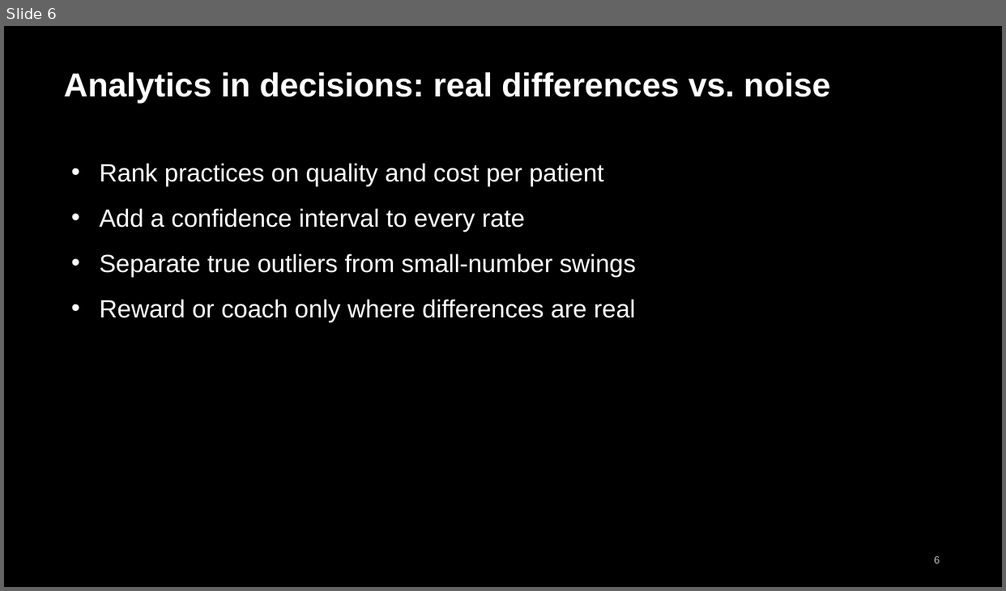
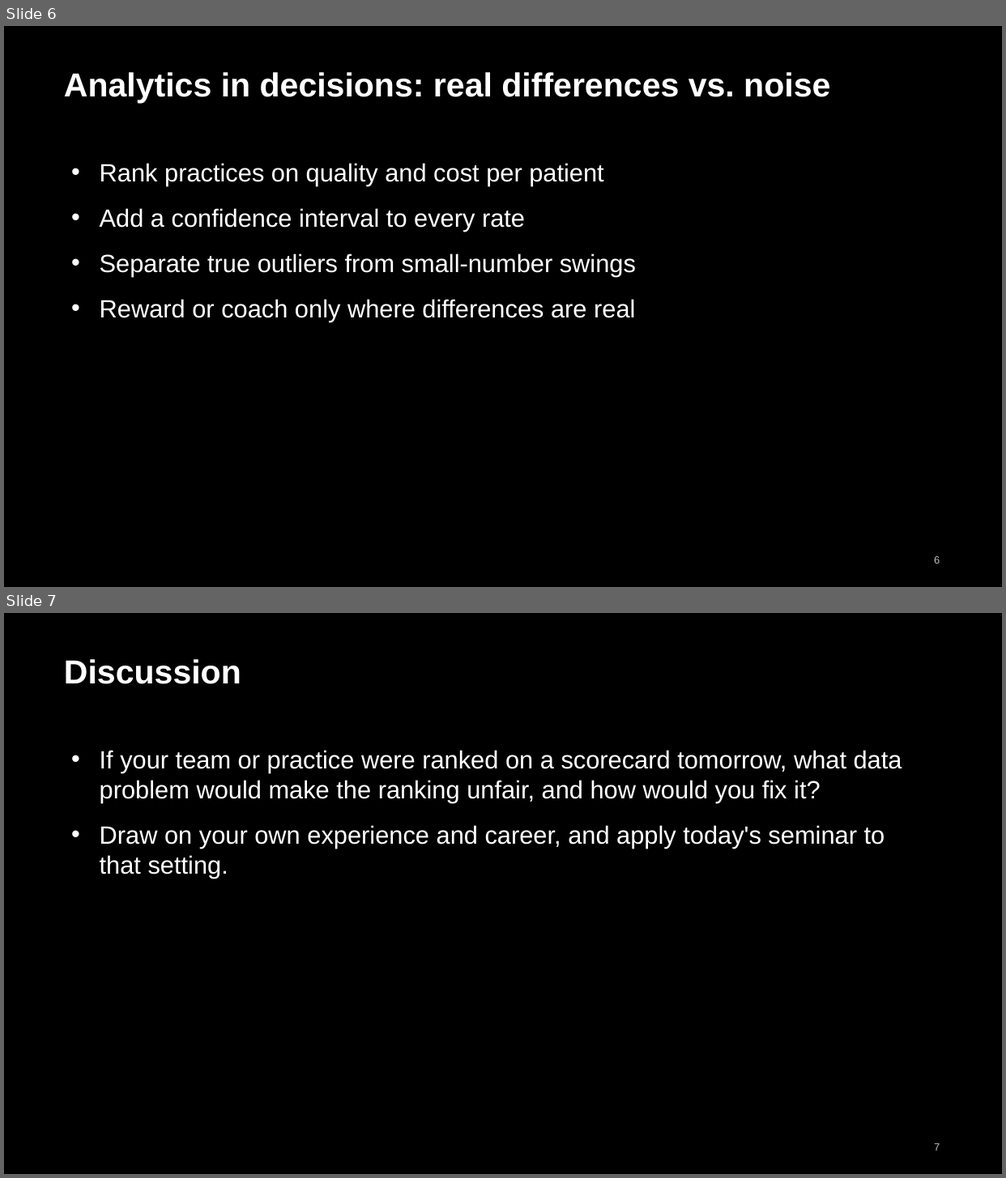
Before and after one commit to andrewcistola/Advanced-Data-Analytics-for-Health-Professionals, a slide deck: domain-seminars/week07_vbp_data_management.pptx. Shown one above the other, each under a label of ours: slide 6 before the commit, slides 6 and 7 after it. The pictures are 1006x591 and 1006x1178 pixels, drawn with LibreOffice and Linux fonts; fonts in the diff are those of the drawing. Boxes give left, top, right and bottom in pixels: in the first picture for what was removed or moved away, otherwise in the second. Text is boxed around its words. In the diff, an @@ line names an element or a change of style, - is before the commit and + after.

```diff
--- a/domain-seminars/week07_vbp_data_management.pptx
+++ b/domain-seminars/week07_vbp_data_management.pptx
@@ slide 7 added at box(4, 613, 1002, 1174), background #000000 @@
@@ title added at box(64, 659, 241, 684), 32 pt, text #FFFFFF, bold @@
+Discussion
@@ text added at box(100, 750, 902, 878), 24 pt, text #FFFFFF @@
+• If your team or practice were ranked on a scorecard tomorrow, what data problem would make the ranking unfair, and how would you fix it?
+• Draw on your own experience and career, and apply today's seminar to that setting.
@@ page number added at box(934, 1144, 940, 1151), 10 pt, text #BFBFBF @@
+7
```
Also in this commit, not shown: 27 other files.
